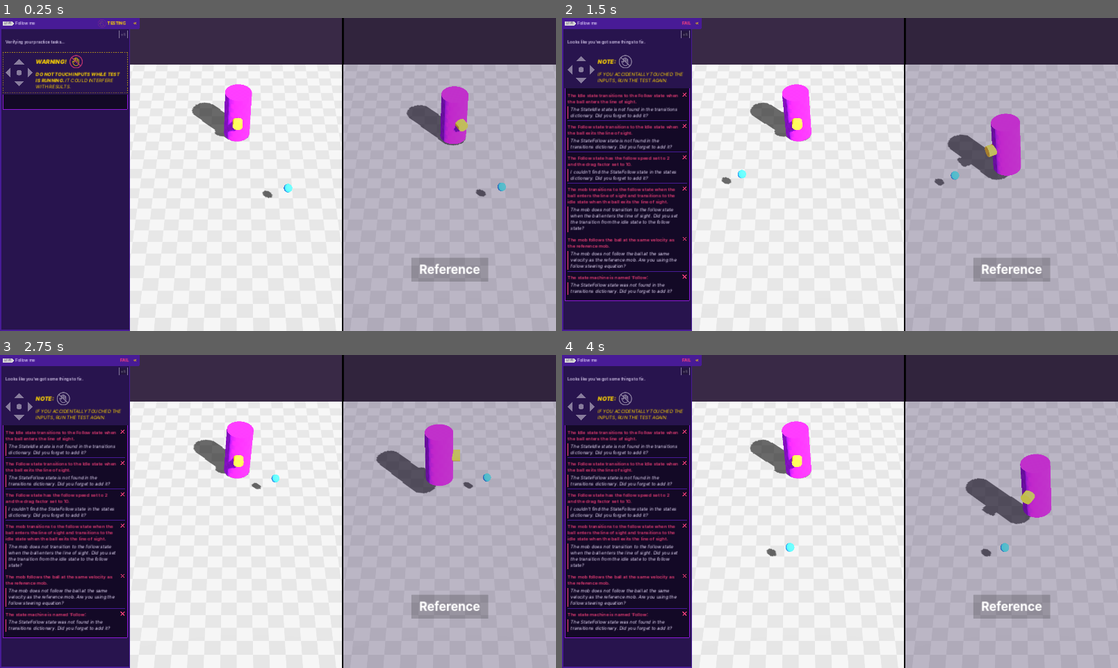
Above: before the commit, frames 1-4 (two rows, left to right).
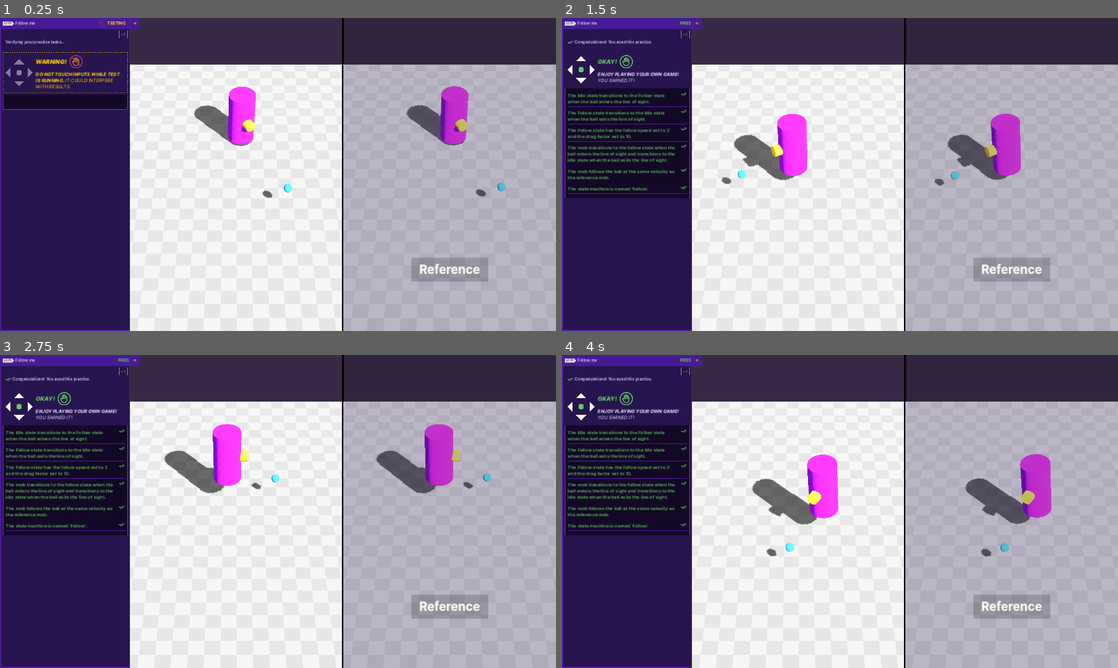
Above: after the commit, the same moments.

Repository: Wurtyl/3D-course
Game: Godot game, scene res://practices/L7.P1/follow_me.tscn
Same seed, same stepped clock (60 frames per second), same inputs: the game is played once before the commit and once after it. This scene is started directly instead of the project's main scene.
Inputs (mouse positions are in pixels of both pictures, inside the frame that each line leads up to):
- Up to frame 1 (0.25 s): no input
- Up to frame 2 (1.5 s): tap Enter at 0.5 s; move the mouse to (962, 158) at 0.52 s; press the mouse at (962, 158) at 0.53 s; hold D (move_right) 0.53-1.25 s; tap Space at 0.77 s; release the mouse at (962, 158) at 1.25 s; drag from (728, 190) to (812, 237) at 1.27 s
- Up to frame 3 (2.75 s): move the mouse to (333, 442) at 2.02 s; press the mouse at (333, 442) at 2.03 s; hold D (move_right) from 2.03 s (still down)
- Up to frame 4 (4 s): release D (move_right) at 2.75 s; release the mouse at (895, 442) at 2.75 s; drag from (812, 574) to (673, 464) at 2.77 s; move the mouse to (1006, 558) at 3.52 s; press the mouse at (1006, 558) at 3.53 s; hold A (move_left) from 3.53 s (still down); tap Space at 3.77 s

The runs differ from the first frame. In frame 1, 0.7% of the frame differs, in the area x 34-46%, y 21-41%; in frame 2, 13%; in frame 3, 13%; in frame 4, 14%, in the area x 0-50%, y 1-91%.

Commit message:
M.4 L.7 practice complete

Diff:
--- a/learn-3d-gamedev-from-zero-v0.8.0-macos/M04.patrol_alert_attack_workbook/practices/L7.P1/mob_follow.gd
+++ b/learn-3d-gamedev-from-zero-v0.8.0-macos/M04.patrol_alert_attack_workbook/practices/L7.P1/mob_follow.gd
@@ -8,8 +8,16 @@
 	add_child(state_machine)
 
 	var idle := StateIdle.new(self)
+	var follow := StateFollow.new(self)
+	follow.follow_speed = 2.0
 
 	state_machine.transitions = {
+		idle: {
+			Events.PLAYER_ENTERED_LINE_OF_SIGHT: follow
+		},
+		follow: {
+			Events.PLAYER_EXITED_LINE_OF_SIGHT: idle
+		},
 	}
 
 	state_machine.activate(idle)
@@ -54,10 +62,21 @@
 		pass
 
 	func update(delta: float) -> Events:
-		# Steer towards the ball using the "follow" steering behavior.
-		# Use Vector3.move_toward() to steer the current velocity toward the desired velocity.
+		var ball_position := Blackboard.ball_global_position
+		var direction := mob.global_position.direction_to(ball_position)
+		var desired_velocity := (
+			direction * follow_speed
+		)
+		var velocity_distance := mob.velocity.distance_to(desired_velocity)
+		mob.velocity = mob.velocity.move_toward(
+			desired_velocity,
+			velocity_distance * drag_factor * delta
+		)
+		mob.move_and_slide()
+		mob.rotation.y = (
+			Vector3.FORWARD.signed_angle_to(direction, Vector3.UP) + PI
+		)
 		return Events.NONE
-
 
 
 
